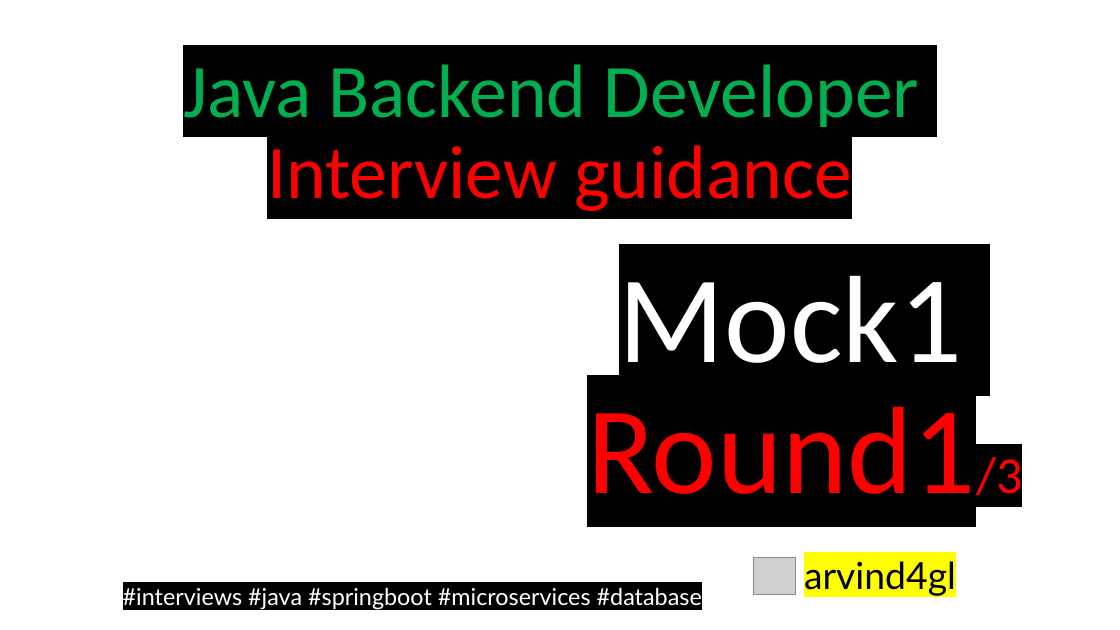
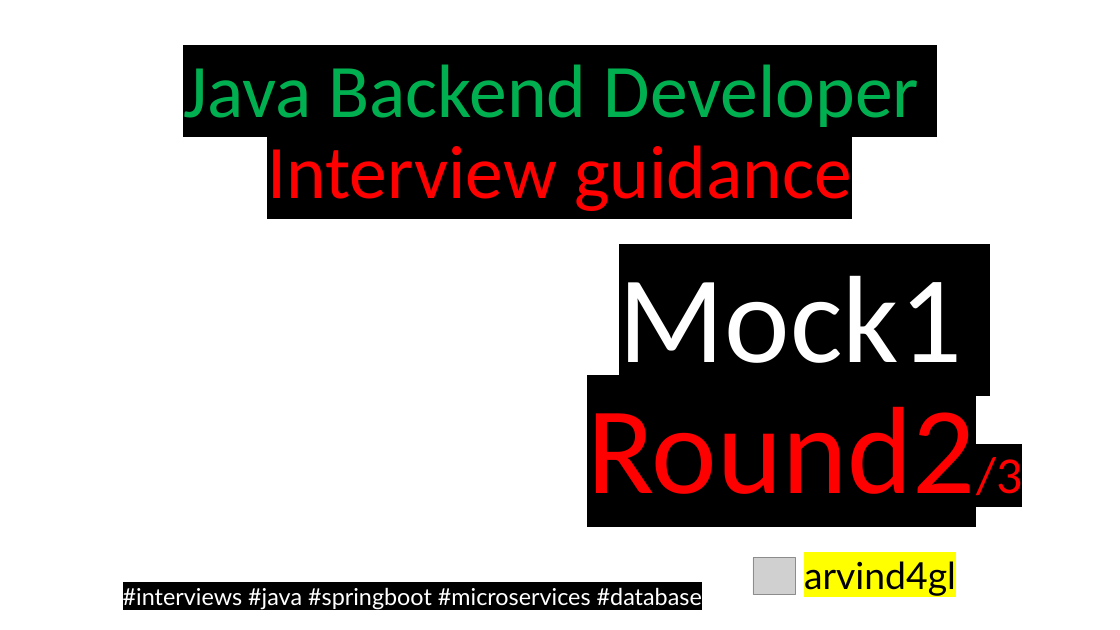
Before and after one commit to codefarm0/interview-preparation, a slide deck: slide 24 of Java-Backend-Developer-Mock-Interviews/mock1/Java Backend Developer Mock Interviews.pptx (slide 2 before the commit). Drawn at 1120x630 pixels with LibreOffice and Linux fonts; fonts in the diff are those of the drawing; grey boxes stand for pictures; background and template pictures are left out. Boxes give left, top, right and bottom in pixels: in the first picture for what was removed or moved away, otherwise in the second. Text is boxed around its words. In the diff, an @@ line names an element or a change of style, - is before the commit and + after.

```diff
--- a/Java-Backend-Developer-Mock-Interviews/mock1/Java Backend Developer Mock Interviews.pptx
+++ b/Java-Backend-Developer-Mock-Interviews/mock1/Java Backend Developer Mock Interviews.pptx
@@ subtitle at [587,406,1022,496]: text changed @@
-Round1/3
+Round2/3
```
Also in this commit, not shown: 1 other slide changed, 11 slides removed, 25 other files.
